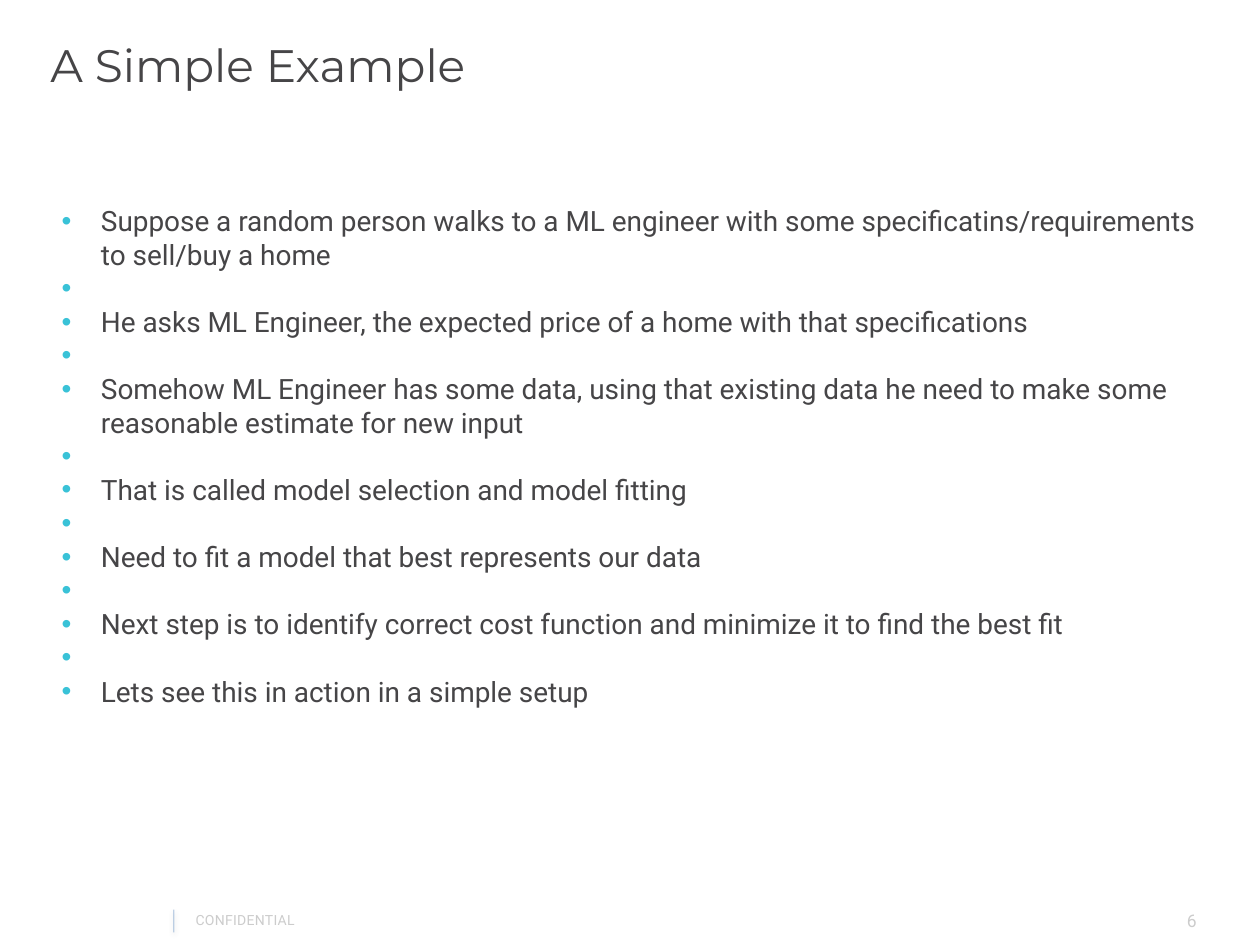
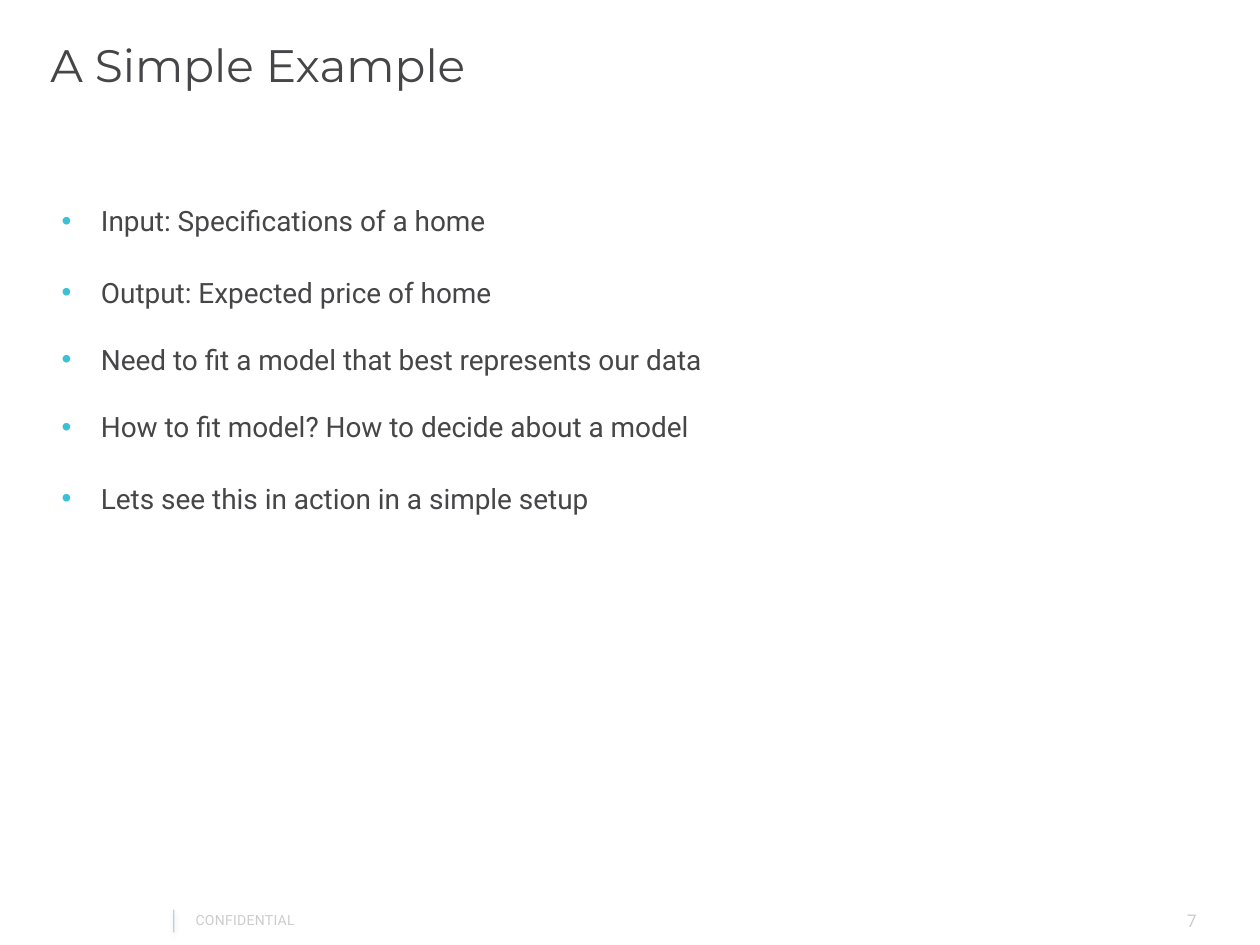
Before and after one commit to gautam0707/TechTalk1_Epam, a slide deck: slide 7 of TechTalk1.pptx (slide 6 before the commit). Drawn at 1260x945 pixels with LibreOffice and Linux fonts; fonts in the diff are those of the drawing; background and template pictures are left out. Boxes give left, top, right and bottom in pixels: in the first picture for what was removed or moved away, otherwise in the second. Text is boxed around its words. In the diff, an @@ line names an element or a change of style, - is before the commit and + after.

```diff
--- a/TechTalk1.pptx
+++ b/TechTalk1.pptx
@@ text at [101,209,492,309]: text changed @@
-• Suppose a random person walks to a ML engineer with some specificatins/requirements to sell/buy a home
-• He asks ML Engineer, the expected price of a home with that specifications
-• Somehow ML Engineer has some data, using that existing data he need to make some reasonable estimate for new input
-• That is called model selection and model fitting
+• Input: Specifications of a home
+• Output: Expected price of home
@@ text at [101,415,689,438]: text changed @@
-• Next step is to identify correct cost function and minimize it to find the best fit
+• How to fit model? How to decide about a model
@@ page number at [1187,915,1197,927]: text changed @@
-6
+7
```
Also in this commit, not shown: 6 other slides changed, 1 slide added, 1 slide removed.
